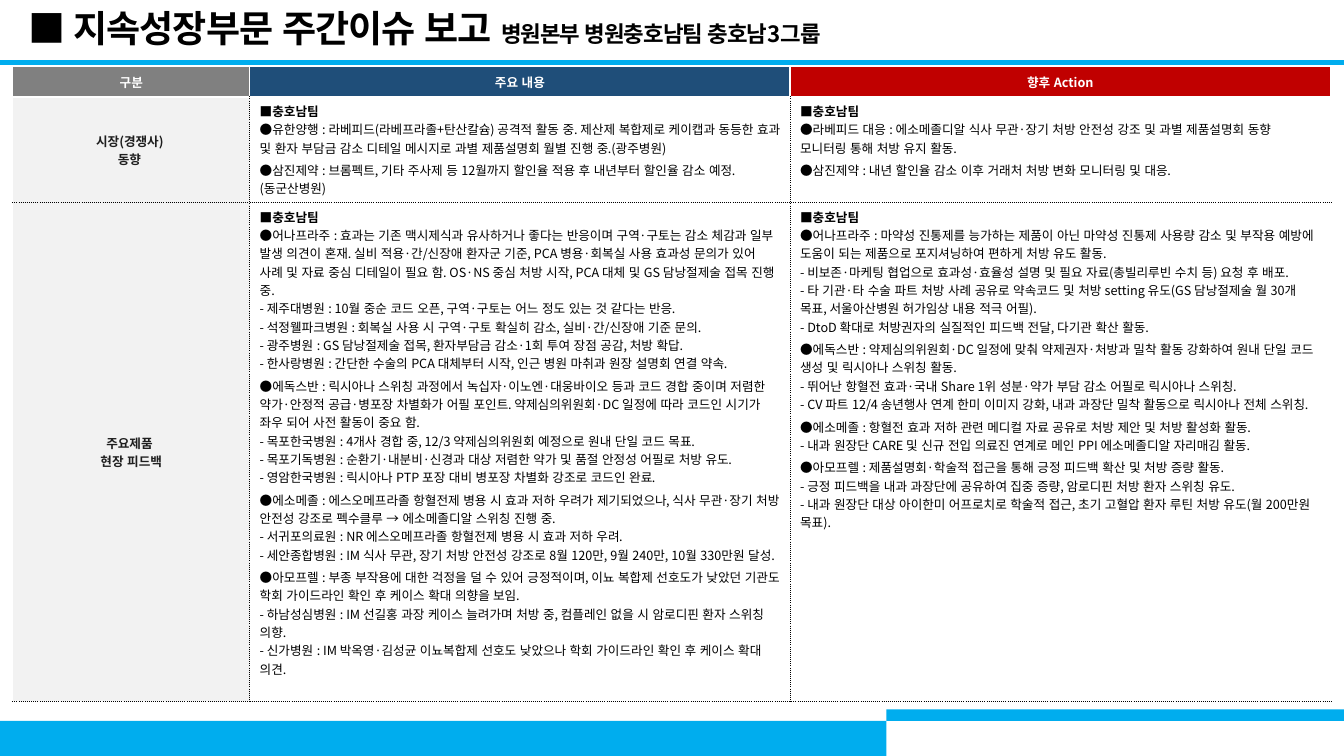
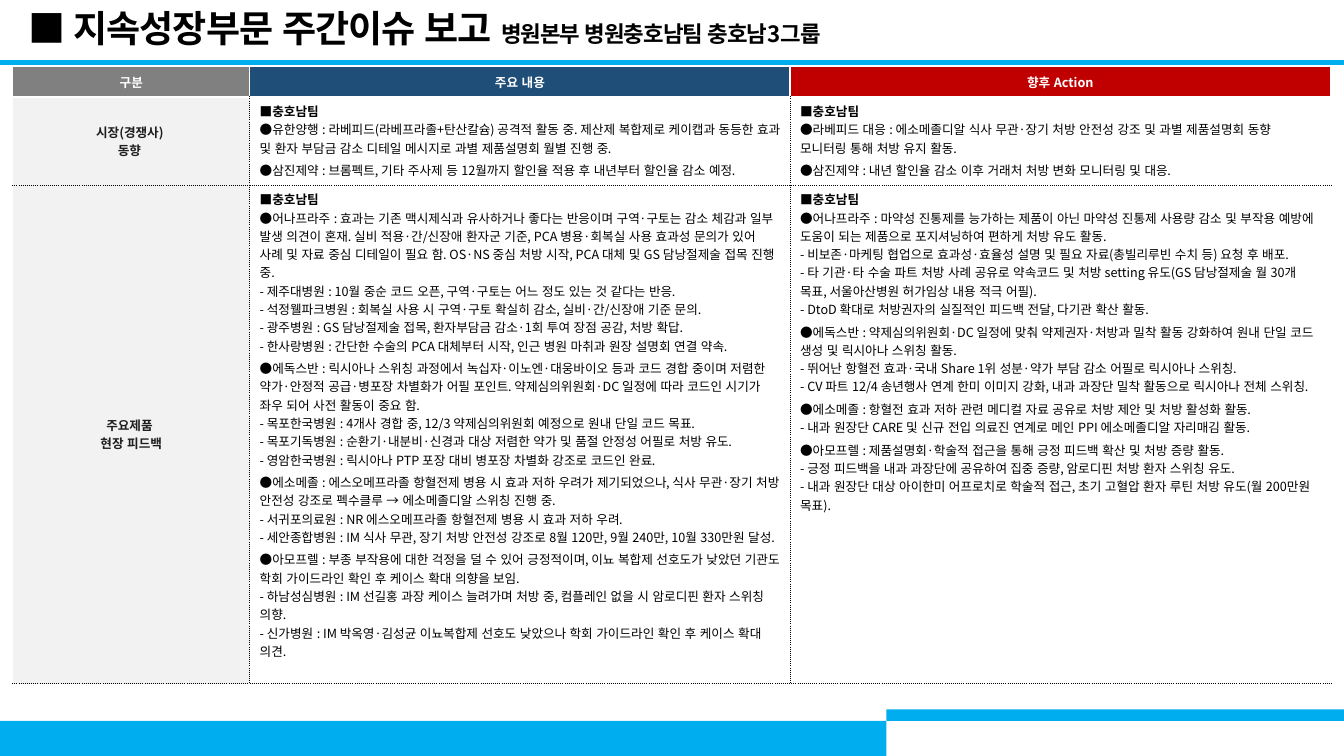
Before and after one commit to ghost9434-byte/my-first-project, a slide deck: slide 1 of 지속성장부문_월간이슈보고_충호남3그룹_초안.pptx. Drawn at 1344x756 pixels with LibreOffice and Linux fonts; fonts in the diff are those of the drawing; background and template pictures are left out. Boxes give left, top, right and bottom in pixels: in the first picture for what was removed or moved away, otherwise in the second. Text is boxed around its words. In the diff, an @@ line names an element or a change of style, - is before the commit and + after.

```diff
--- a/지속성장부문_월간이슈보고_충호남3그룹_초안.pptx
+++ b/지속성장부문_월간이슈보고_충호남3그룹_초안.pptx
@@ table at (x1=13, y1=67, x2=1331, y2=661) @@
-row 2, column 2: ■충호남팀 / ●유한양행 : 라베피드(라베프라졸+탄산칼슘) 공격적 활동 중. 제산제 복합제로 케이캡과 동등한 효과 및 환자 부담금 감소 디테일 메시지로 과별 제품설명회 월별 진행 중.(광주병원) / ●삼진제약 : 브롬펙트, 기타 주사제 등 12월까지 할인율 적용 후 내년부터 할인율 감소 예정.(동군산병원)
+row 2, column 2: ■충호남팀 / ●유한양행 : 라베피드(라베프라졸+탄산칼슘) 공격적 활동 중. 제산제 복합제로 케이캡과 동등한 효과 및 환자 부담금 감소 디테일 메시지로 과별 제품설명회 월별 진행 중. / ●삼진제약 : 브롬펙트, 기타 주사제 등 12월까지 할인율 적용 후 내년부터 할인율 감소 예정.
```
